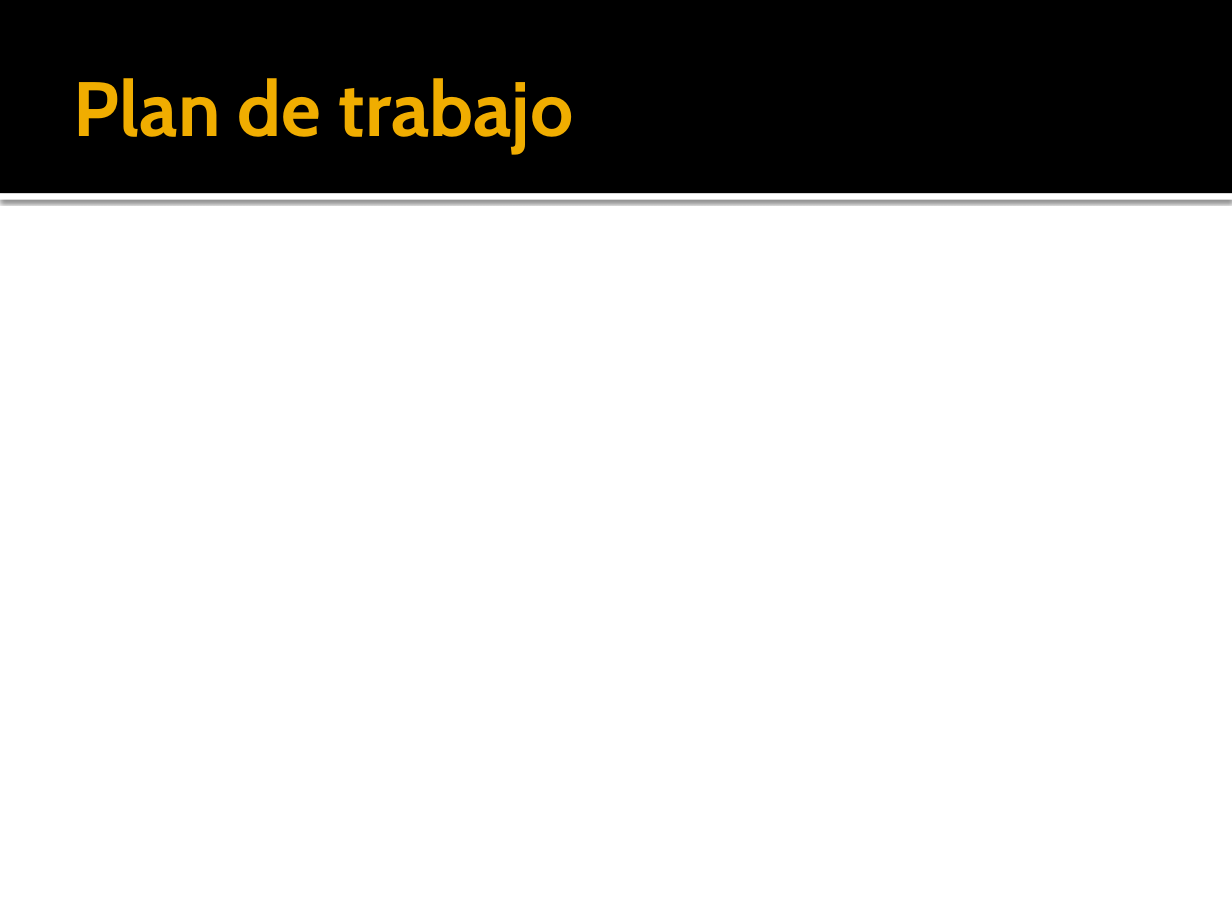
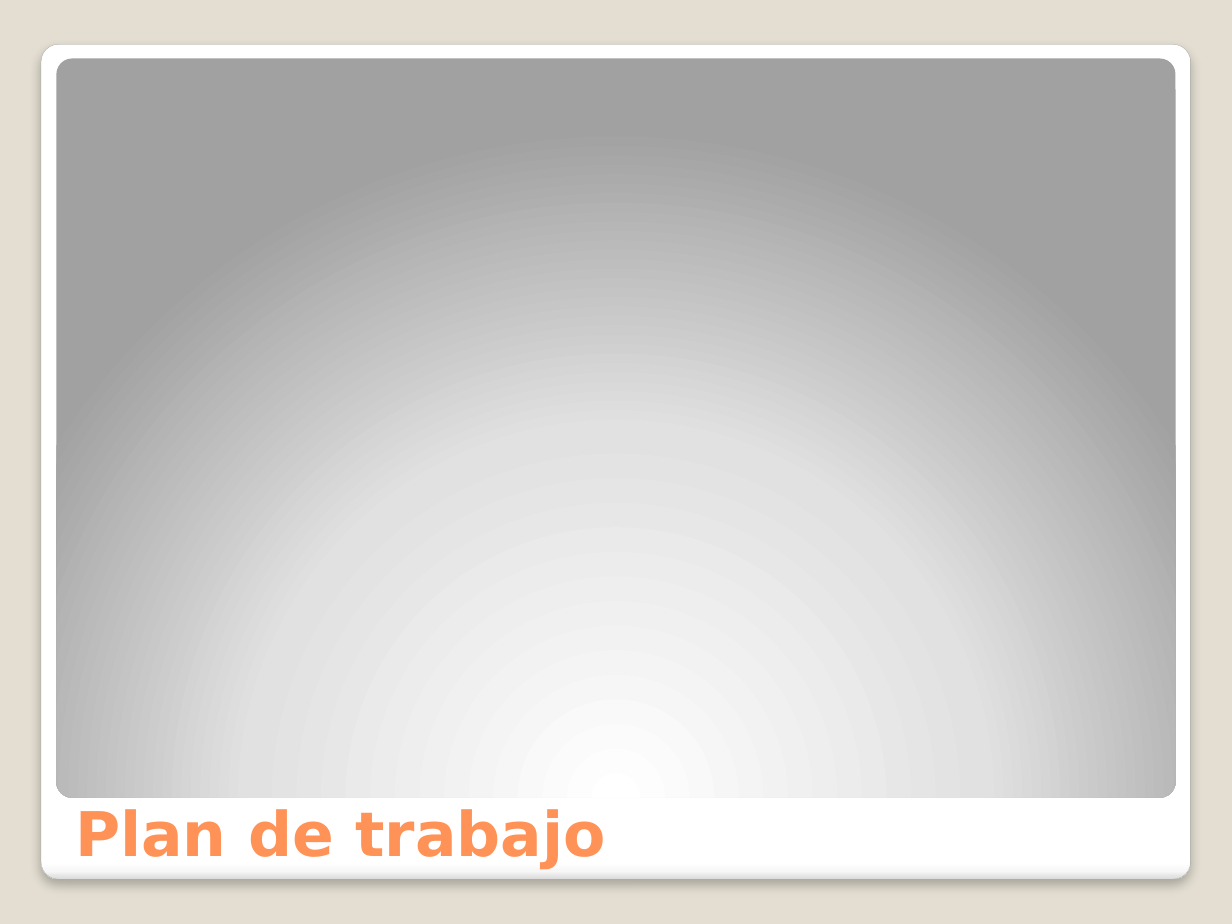
Before and after one commit to cuonglun12/pits-bi-real-time, a slide deck: slide 5 of Presentacion/Solución de Inteligencia de Negocios.pptx. Drawn at 1232x924 pixels with LibreOffice and Linux fonts; fonts in the diff are those of the drawing. Boxes give left, top, right and bottom in pixels: in the first picture for what was removed or moved away, otherwise in the second. Text is boxed around its words. In the diff, an @@ line names an element or a change of style, - is before the commit and + after.

```diff
--- a/Presentacion/Solución de Inteligencia de Negocios.pptx
+++ b/Presentacion/Solución de Inteligencia de Negocios.pptx
@@ background #FFFFFF to #E3DED1 @@
@@ rectangle removed at (0,0,1232,193) @@
@@ rounded rectangle added at (41,44,1190,880), fill gradient #FFFFFF to #F7F7F7 to #DADADA, outline #A4A4A4 0.16 pt @@
@@ rounded rectangle added at (57,58,1175,797), fill gradient #FFFFFF to #E1E1E1 to #A2A2A2 @@
@@ rectangle removed at (0,193,1232,200) @@
@@ title "Plan de trabajo": place and size @@
-title "Plan de trabajo" at (74,78,574,153)
+title "Plan de trabajo" at (75,809,605,870)
@@ title "Plan de trabajo" at (75,809,605,870): size 45 to 36 pt, font Cabin to DejaVu Sans, text colour #F0AD00 to #FF9258; vertical alignment middle to bottom @@
```
Also in this commit, not shown: 5 other slides changed, 1 slide added, 1 slide removed.
